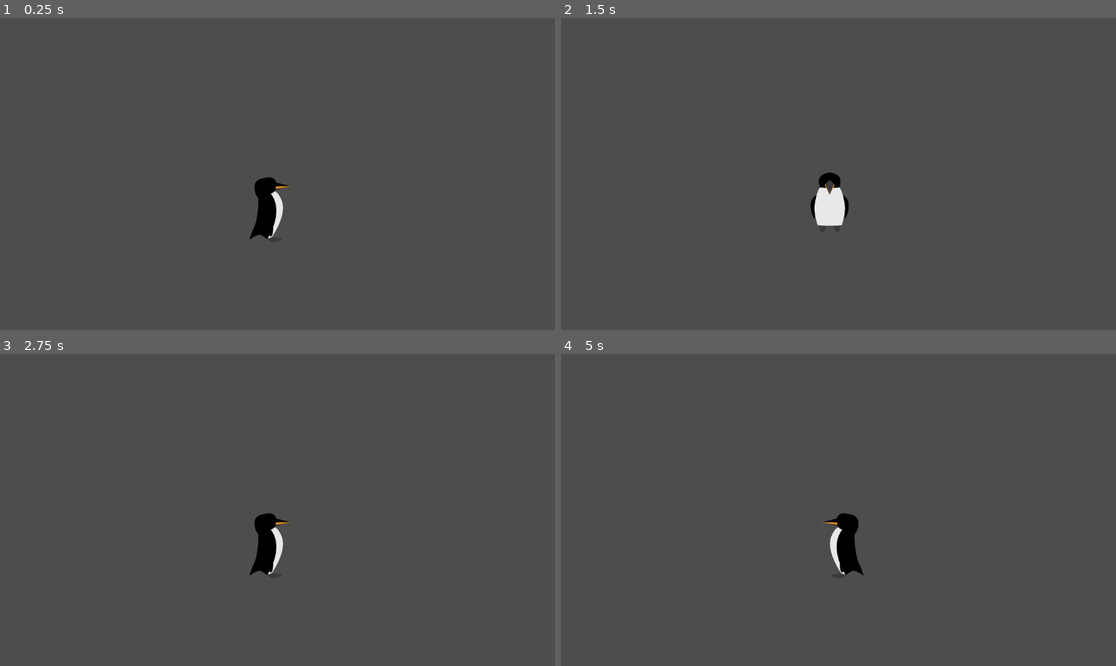
Above: before the commit, frames 1-4 (two rows, left to right).
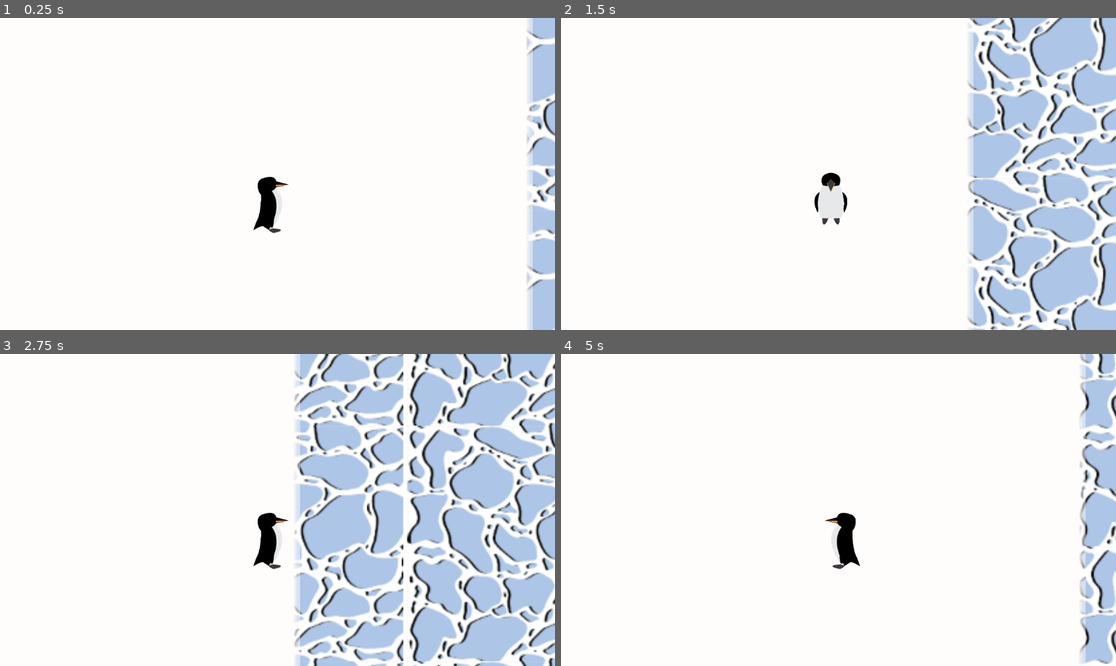
Above: after the commit, the same moments.

Repository: gkdjldgs/Wintergame9
Game: Godot game, scene res://main.tscn
Two runs of this game, one before a commit and one after it. Both use one fixed random seed, a clock stepped at 60 frames per second and the inputs below. Before the commit the project starts from res://actual_penguin.tscn.
Inputs:
- Up to frame 1 (0.25 s): no input
- Up to frame 2 (1.5 s): tap Enter at 0.5 s; hold D (right) 0.53-1.28 s; tap Alt at 0.6 s; hold S (back) from 1.28 s (still down); tap Shift at 1.35 s
- Up to frame 3 (2.75 s): release S (back) at 2.03 s; hold D (right) from 2.03 s (still down); tap Alt at 2.1 s
- Up to frame 4 (5 s): release D (right) at 2.78 s; hold W (forward) 2.78-3.53 s; tap Shift at 2.85, 4.35 s; hold A (left) from 3.53 s (still down); tap Alt at 3.6 s

The runs differ from the first frame. In frame 1, 99% of the frame differs, in the area x 0-100%, y 0-100%; in frame 2, 99%; in frame 3, 98%; in frame 4, 99%.

Commit message:
world collision
The penguin has a hit box so it cant excape the box

Diff:
--- a/actual_penguin.tscn
+++ b/actual_penguin.tscn
@@ -106,4 +106,4 @@
 }
 
 [node name="Camera2D" type="Camera2D" parent="."]
-zoom = Vector2(3.225, 3.225)
+zoom = Vector2(2.775, 2.775)
--- a/main.tscn
+++ b/main.tscn
@@ -1,7 +1,8 @@
-[gd_scene load_steps=6 format=3 uid="uid://coir2sg72qby0"]
+[gd_scene load_steps=9 format=3 uid="uid://coir2sg72qby0"]
 
 [ext_resource type="PackedScene" uid="uid://u22bg6m3sgeg" path="res://snow.tscn" id="1_ig7tw"]
 [ext_resource type="Texture2D" uid="uid://bbaonq22hnj7b" path="res://images/wateranime-ezgif.com-gif-to-sprite-converter.png" id="2_0xm2m"]
+[ext_resource type="Texture2D" uid="uid://bb8f0wp6jwvkk" path="res://images/snowfloor.png" id="3_1bvp3"]
 [ext_resource type="PackedScene" uid="uid://ciw52kvx5ymnm" path="res://actual_penguin.tscn" id="3_h2yge"]
 
 [sub_resource type="TileSetAtlasSource" id="TileSetAtlasSource_h2yge"]
@@ -80,19 +81,45 @@
 0:0/animation_frame_69/duration = 1.0
 0:0/0 = 0
 
+[sub_resource type="TileSetAtlasSource" id="TileSetAtlasSource_lquwl"]
+texture = ExtResource("3_1bvp3")
+texture_region_size = Vector2i(64, 64)
+0:0/0 = 0
+
 [sub_resource type="TileSet" id="TileSet_ig7tw"]
 sources/0 = SubResource("TileSetAtlasSource_h2yge")
+sources/1 = SubResource("TileSetAtlasSource_lquwl")
+
+[sub_resource type="CircleShape2D" id="CircleShape2D_1bvp3"]
+radius = 14.035668
 
 [node name="Node2D" type="Node2D"]
 
 [node name="Snowgenerator" parent="." instance=ExtResource("1_ig7tw")]
-position = Vector2(581, -38)
+position = Vector2(-77, 11)
 
 [node name="TileMap" type="TileMap" parent="."]
-z_index = -7
+z_index = -6
+position = Vector2(94, 35)
 tile_set = SubResource("TileSet_ig7tw")
 format = 2
 layer_0/tile_data = PackedInt32Array(2228290, 0, 0, 2228279, 0, 0, 2228268, 0, 0, 2228257, 0, 0, 2228246, 0, 0, 2228235 …(316 unchanged characters)…
 
 [node name="Penguin" parent="." instance=ExtResource("3_h2yge")]
-position = Vector2(511, 386)
+position = Vector2(275, 119)
+
+[node name="CollisionShape2D" type="CollisionShape2D" parent="Penguin"]
+position = Vector2(-9, 33)
+shape = SubResource("CircleShape2D_1bvp3")
+
+[node name="Snowfloor" type="Sprite2D" parent="."]
+z_index = -4
+position = Vector2(237.00003, 324.76193)
+scale = Vector2(3.4159358, 5.316986)
+texture = ExtResource("3_1bvp3")
+
+[node name="RigidBody2D" type="StaticBody2D" parent="."]
+
+[node name="CollisionPolygon2D" type="CollisionPolygon2D" parent="RigidBody2D"]
+position = Vector2(51, -1)
+polygon = PackedVector2Array(9, 636, 5, -1, 1152, -1, 1152, 641, 42, 646, 42, 625, 1112, 618, 1115, 31, 40, 27, 31, 648, 4, 645)
--- a/project.godot
+++ b/project.godot
@@ -11,7 +11,7 @@
 [application]
 
 config/name="winter"
-run/main_scene="uid://ciw52kvx5ymnm"
+run/main_scene="uid://coir2sg72qby0"
 config/features=PackedStringArray("4.5", "Mobile")
 config/icon="res://icon.svg"
 
--- a/snow.tscn
+++ b/snow.tscn
@@ -25,8 +25,8 @@
 [node name="Snowgenerator" type="Node2D"]
 
 [node name="GPUParticles2D" type="GPUParticles2D" parent="."]
-position = Vector2(585, -273)
-amount = 40
+position = Vector2(603, -53)
+amount = 80
 lifetime = 20.0
 speed_scale = 1.35
 process_material = SubResource("ParticleProcessMaterial_ov2c2")
Binary file added: images/snowfloor.png
Not shown, added: images/snowfloor.png.import
